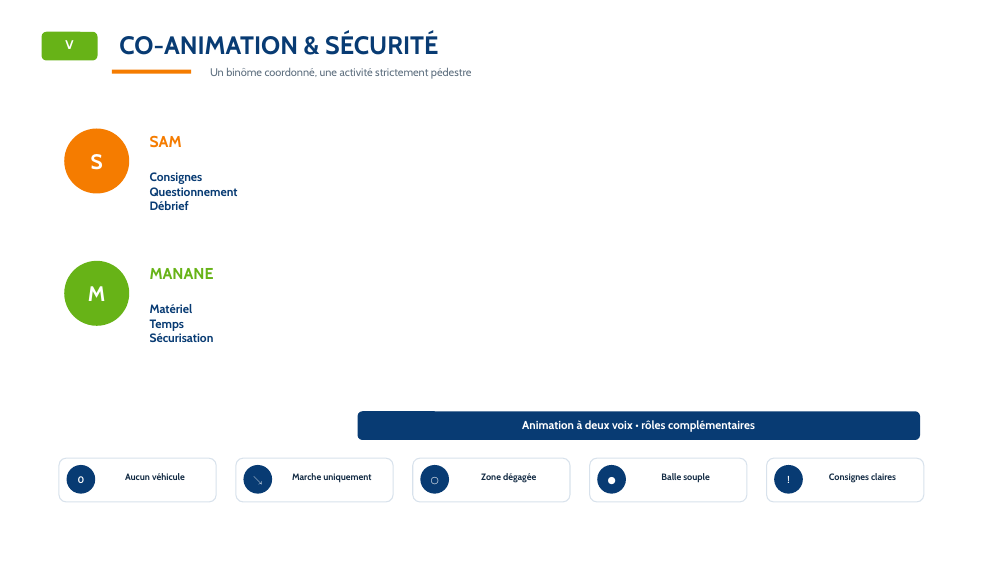
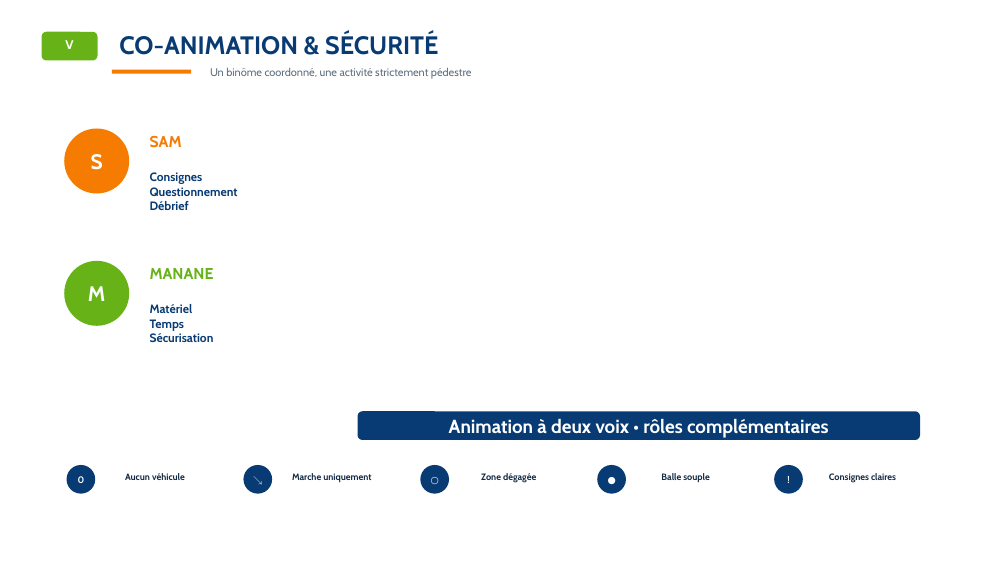
Before and after one commit to SamEva-dev/Memoir-TP-ECSR, a slide deck: slide 14 of Memoire_presentation.pptx. Drawn at 1008x567 pixels with LibreOffice and Linux fonts; fonts in the diff are those of the drawing; background and template pictures are left out. Boxes give left, top, right and bottom in pixels: in the first picture for what was removed or moved away, otherwise in the second. Text is boxed around its words. In the diff, an @@ line names an element or a change of style, - is before the commit and + after.

```diff
--- a/Memoire_presentation.pptx
+++ b/Memoire_presentation.pptx
@@ text in rounded rectangle at (x1=449, y1=418, x2=829, y2=438): text added @@
+Animation à deux voix • rôles complémentaires
@@ text removed at (x1=522, y1=420, x2=755, y2=432) @@
-Animation à deux voix • rôles complémentaires
@@ rounded rectangle removed at (x1=59, y1=458, x2=216, y2=502) @@
@@ rounded rectangle removed at (x1=236, y1=458, x2=393, y2=502) @@
@@ rounded rectangle removed at (x1=413, y1=458, x2=570, y2=502) @@
@@ rounded rectangle removed at (x1=590, y1=458, x2=747, y2=502) @@
@@ rounded rectangle removed at (x1=767, y1=458, x2=924, y2=502) @@
```
Also in this commit, not shown: 8 other slides changed, 11 other files.
